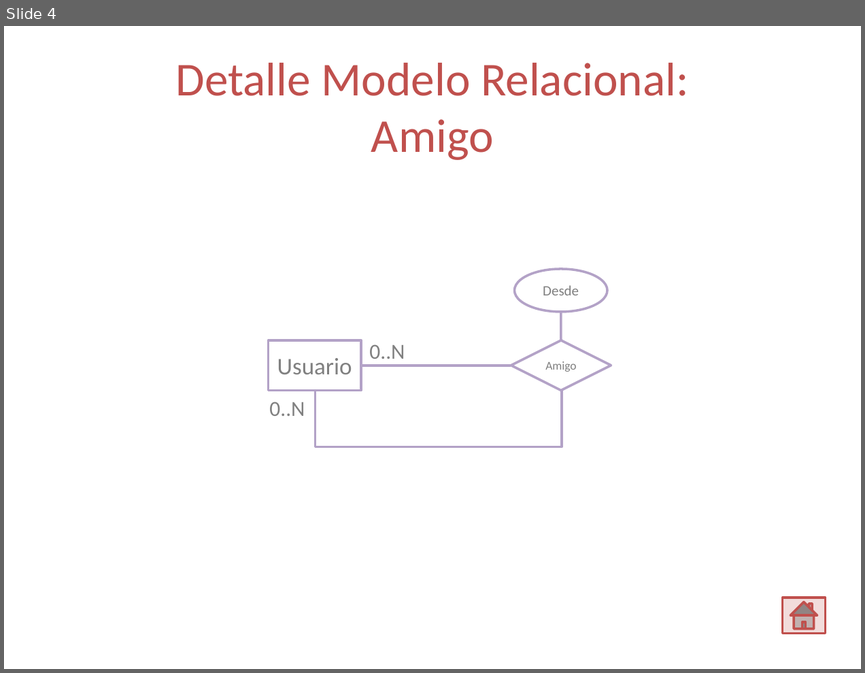
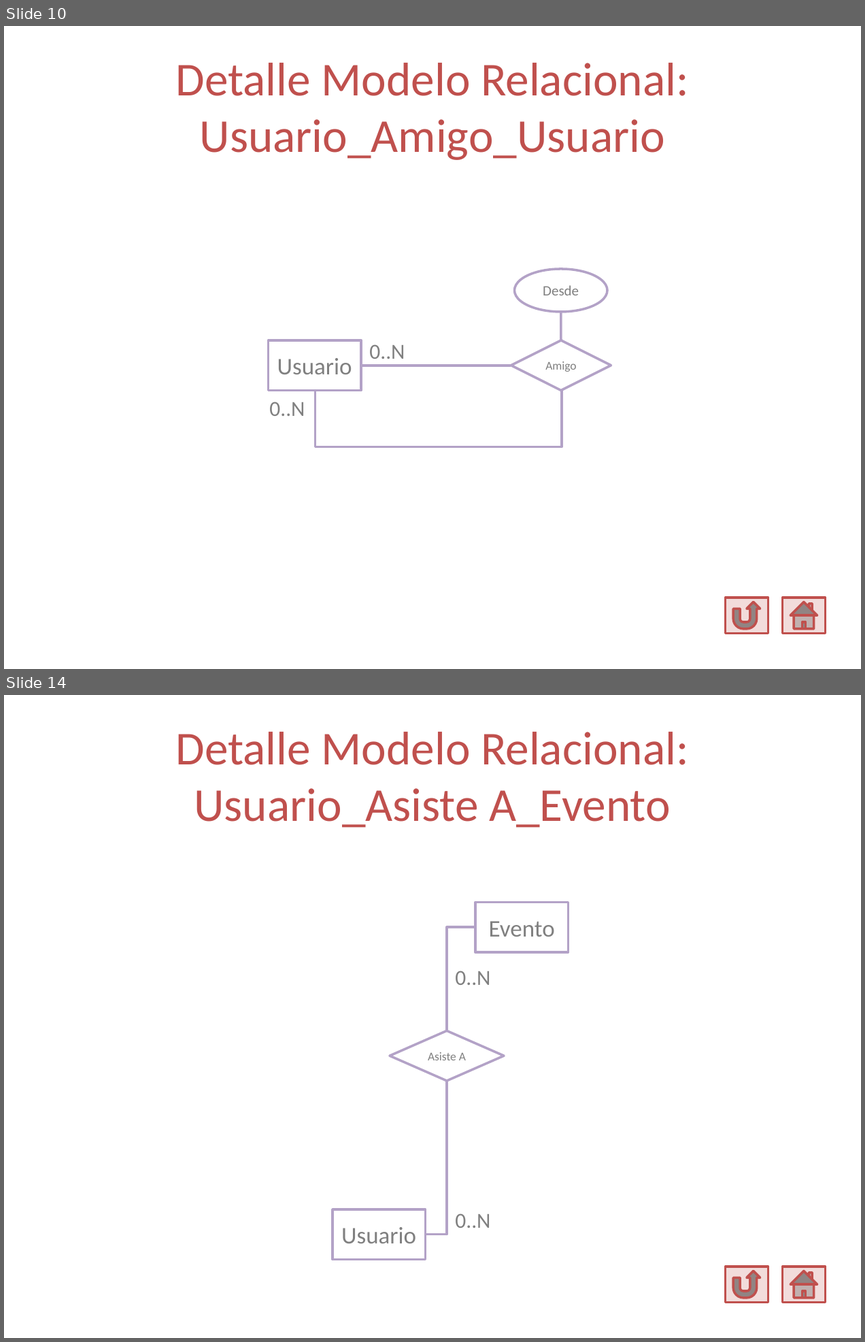
Before and after one commit to Ariel-Perez/Spot-It, a slide deck: Diseño/Spot it - Documento de Diseño.pptx. Shown one above the other, each under a label of ours: slide 4 before the commit, slides 10 and 14 after it; the slides between them are not shown. The pictures are 865x673 and 865x1342 pixels, drawn with LibreOffice and Linux fonts; fonts in the diff are those of the drawing. Boxes give left, top, right and bottom in pixels: in the first picture for what was removed or moved away, otherwise in the second. Text is boxed around its words. In the diff, an @@ line names an element or a change of style, - is before the commit and + after.

```diff
--- a/Diseño/Spot it - Documento de Diseño.pptx
+++ b/Diseño/Spot it - Documento de Diseño.pptx
@@ slide 14 added at (4,695,861,1338), background #FFFFFF @@
@@ title added at (176,732,688,828), 39.6 pt, text #C0504D @@
+Detalle Modelo Relacional:
+Usuario_Asiste A_Evento
@@ group added at (332,902,568,1259): 2 rectangles, 2 elbow lines, 1 diamond @@
+Usuario
+Evento
+Asiste A
@@ text added at (455,970,490,985), 18 pt, text #808080 @@
+0..N
@@ text added at (455,1213,490,1227), 18 pt, text #808080 @@
+0..N
@@ action button return added at (725,1266,768,1302), fill #F2DCDB, outline #C0504D 2 pt @@
@@ action button home added at (782,1266,825,1302), fill #F2DCDB, outline #C0504D 2 pt @@
@@ what was slide 4 is now slide 10 @@
@@ slide 10 changed as well @@
@@ title at (176,63,688,160): text changed @@
-Detalle Modelo Relacional:
-Amigo
+Detalle Modelo Relacional:
+Usuario_Amigo_Usuario
@@ action button return added at (725,597,768,633), fill #F2DCDB, outline #C0504D 2 pt @@
```
Also in this commit, not shown: 8 other slides changed, 7 other slides added.
